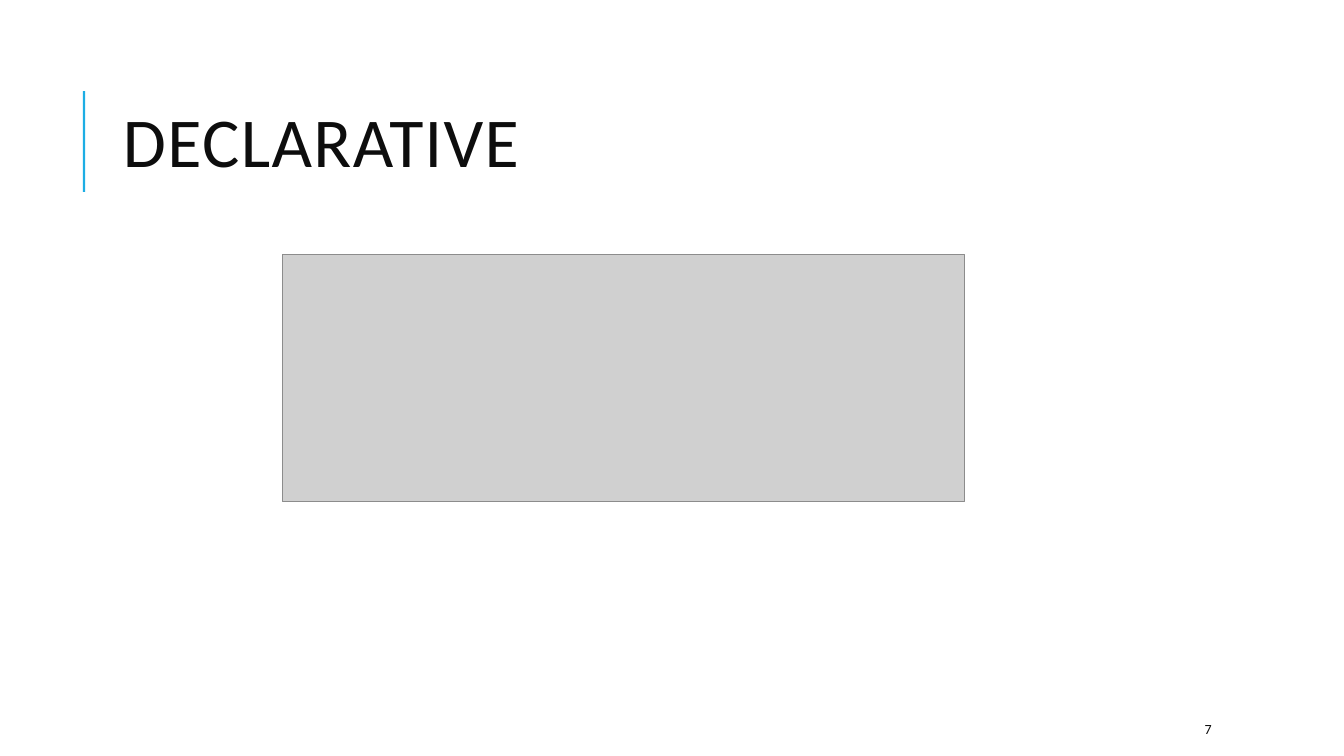
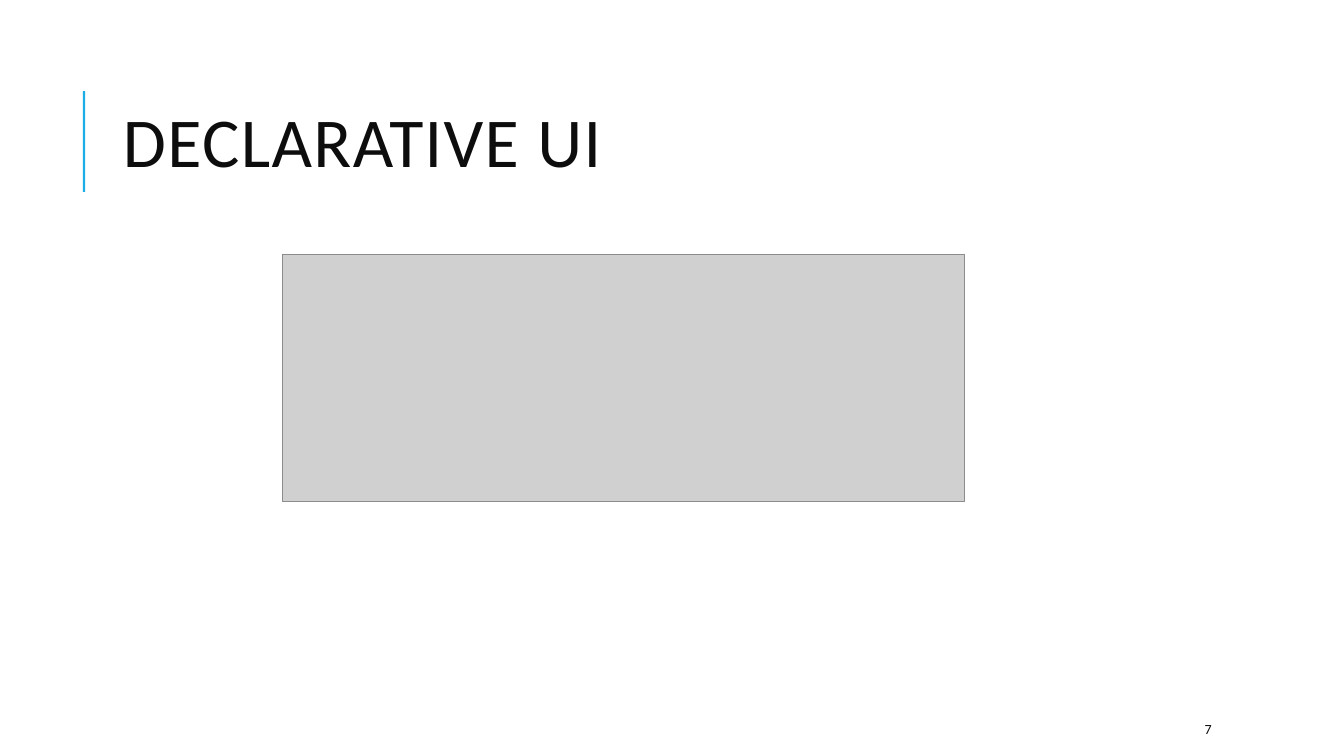
Before and after one commit to Sakai-san/powercoders, a slide deck: slide 7 of reactWorkshop.odp. Drawn at 1344x756 pixels with LibreOffice and Linux fonts; fonts in the diff are those of the drawing; grey boxes stand for pictures. Boxes give left, top, right and bottom in pixels: in the first picture for what was removed or moved away, otherwise in the second. Text is boxed around its words. In the diff, an @@ line names an element or a change of style, - is before the commit and + after.

```diff
--- a/reactWorkshop.odp
+++ b/reactWorkshop.odp
@@ title at <box>123,121,601,168</box>: text changed @@
-DECLARATIVE
+DECLARATIVE UI
```
Also in this commit, not shown: 1 other slide changed, 1 other file.
